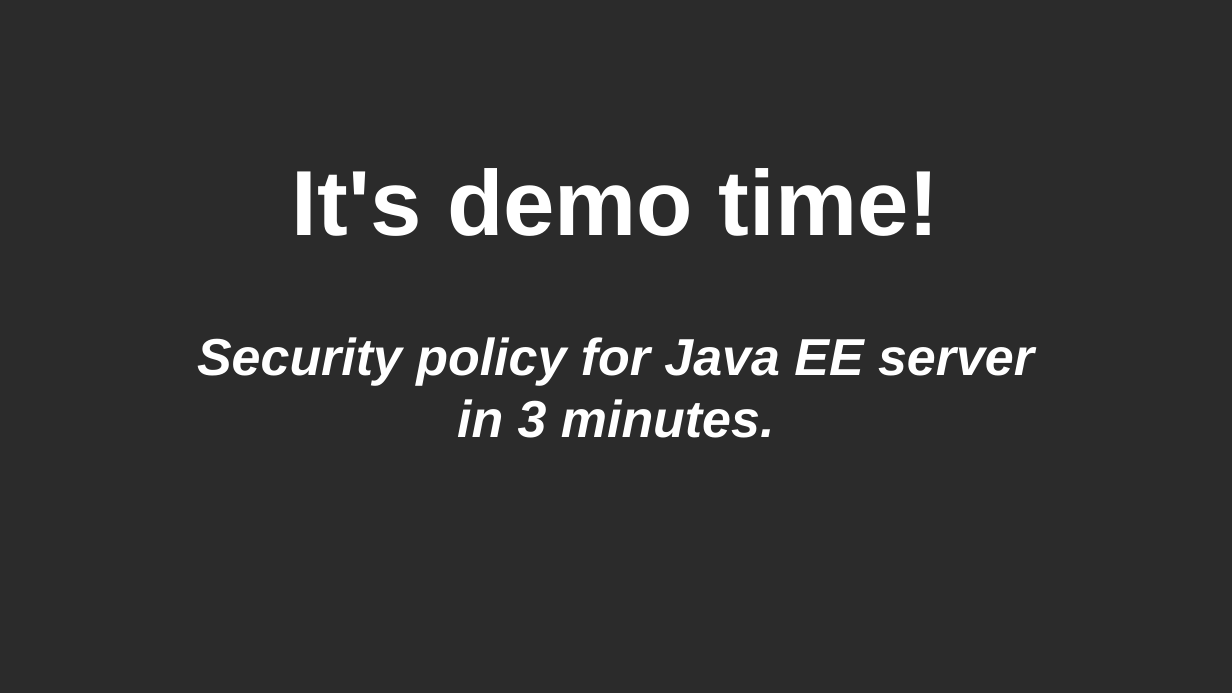
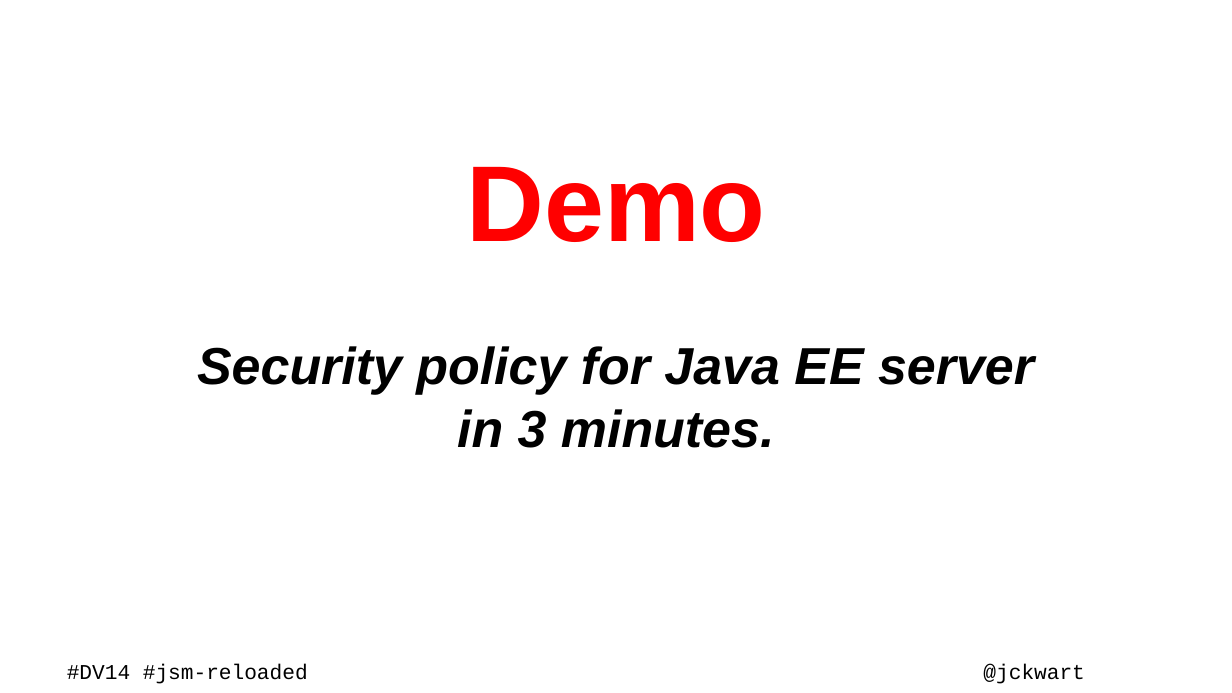
Before and after one commit to kwart/presentations, a slide deck: slide 36 of sec-man-reloaded.odp (slide 35 before the commit). Drawn at 1232x693 pixels with LibreOffice and Linux fonts; fonts in the diff are those of the drawing; background and template pictures are left out; a plain dark background stands for a picture behind light text. Boxes give left, top, right and bottom in pixels: in the first picture for what was removed or moved away, otherwise in the second. Text is boxed around its words. In the diff, an @@ line names an element or a change of style, - is before the commit and + after.

Commit message:
clean up visual style little bit

```diff
--- a/sec-man-reloaded.odp
+++ b/sec-man-reloaded.odp
@@ background picture (left out) to #FFFFFF @@
@@ subtitle at bbox=[466, 167, 765, 242]: text changed; size 96 to 112 pt; text colour #FFFFFF to #FF0000 @@
-It's demo time!
+Demo
@@ subtitle at bbox=[197, 346, 1034, 448]: text colour #FFFFFF to #000000 @@
@@ text added at bbox=[67, 664, 308, 684], 22 pt, text #000000 @@
+#DV14 #jsm-reloaded
@@ text added at bbox=[983, 664, 1084, 684], 22 pt, text #000000 @@
+@jckwart
```
Also in this commit, not shown: 38 other slides changed, 3 slides added, 2 slides removed.
